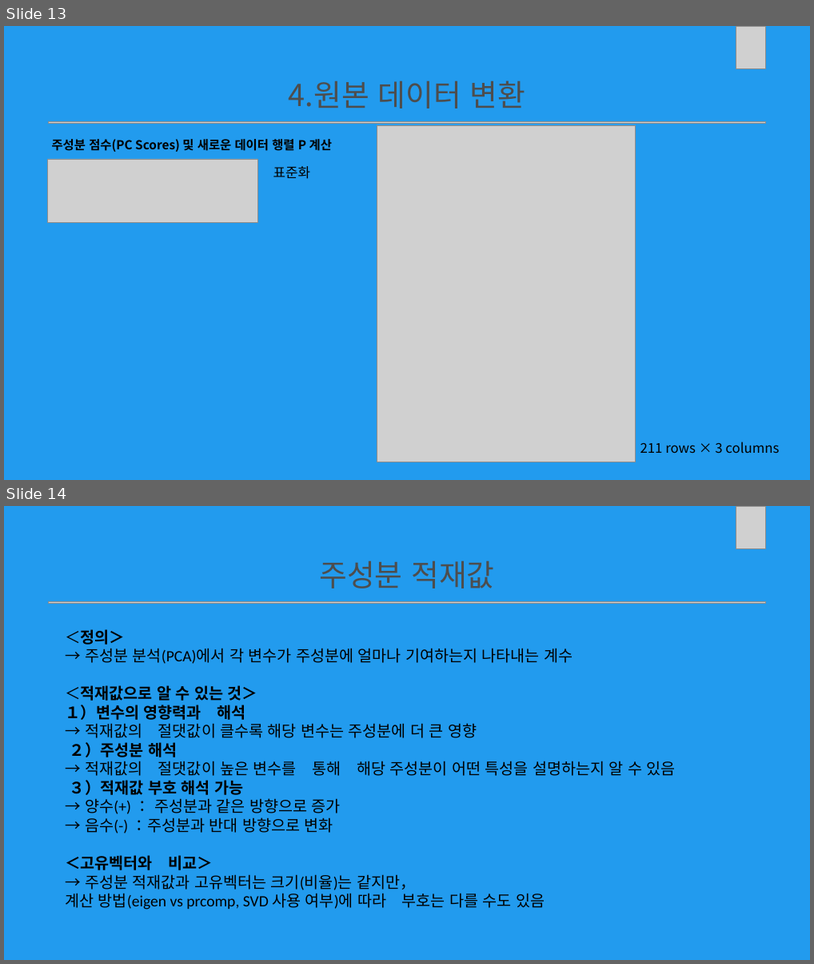
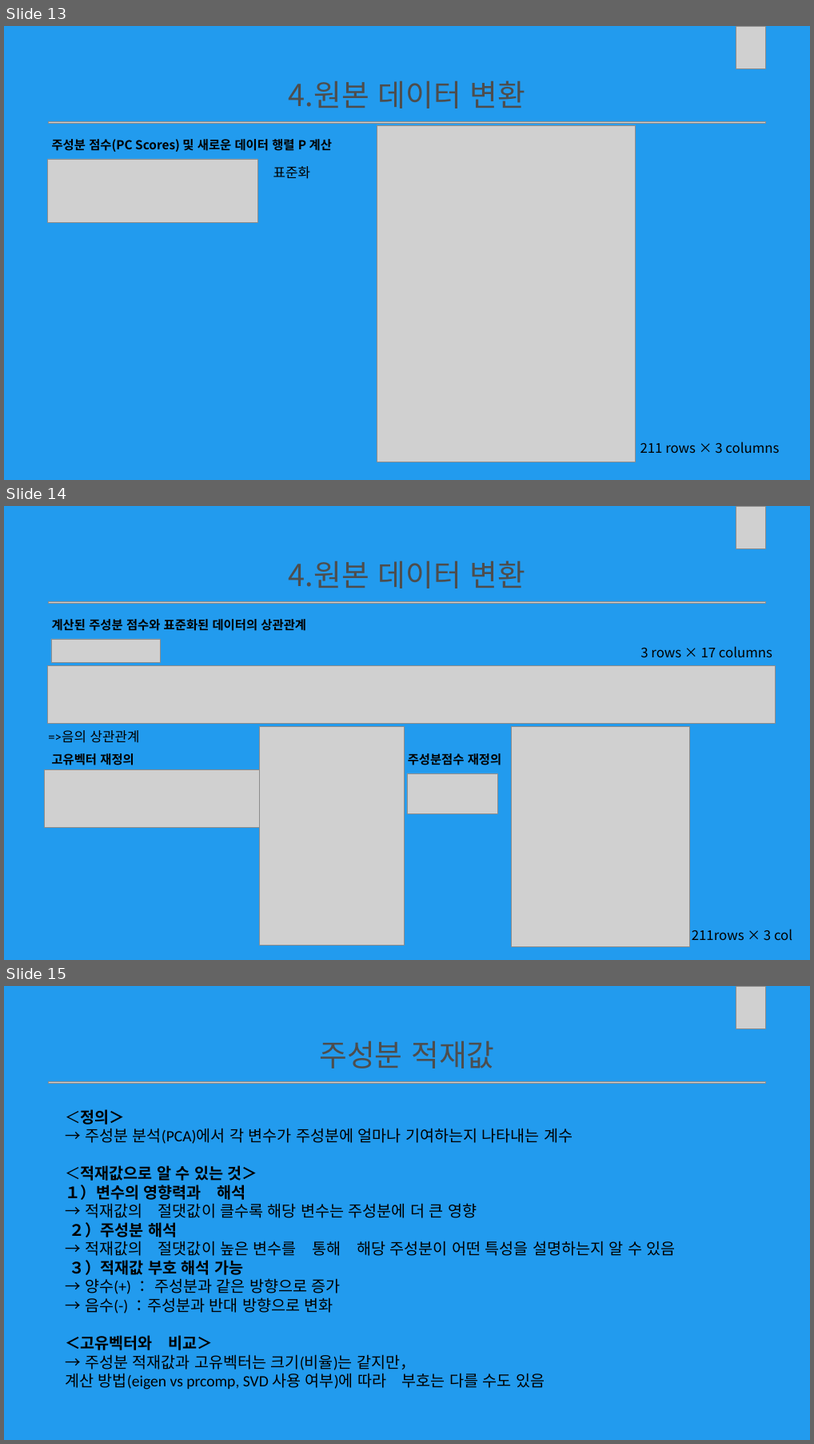
Before and after one commit to kyjness/personal, a slide deck: PCA와 군집분석(강유진).pptx. Shown one above the other, each under a label of ours: slides 13 and 14 before the commit, slides 13, 14 and 15 after it. The pictures are 814x964 and 814x1444 pixels, drawn with LibreOffice and Linux fonts; fonts in the diff are those of the drawing; grey boxes stand for pictures; background and template pictures are left out. Boxes give left, top, right and bottom in pixels: in the first picture for what was removed or moved away, otherwise in the second. Text is boxed around its words. In the diff, an @@ line names an element or a change of style, - is before the commit and + after.

```diff
--- a/PCA와 군집분석(강유진).pptx
+++ b/PCA와 군집분석(강유진).pptx
@@ slide 14 added at (x1=4, y1=506, x2=810, y2=960), background picture (left out) @@
@@ picture added at (x1=737, y1=506, x2=766, y2=548) @@
@@ text added at (x1=330, y1=535, x2=484, y2=555), 25 pt, text #229BEE @@
+CHAPTER 03
@@ text added at (x1=289, y1=560, x2=526, y2=588), 54 pt, text #4D4D4D @@
+4.원본 데이터 변환
@@ picture added at (x1=48, y1=602, x2=766, y2=603) @@
@@ text added at (x1=52, y1=619, x2=306, y2=631), 22 pt, text #000000, bold @@
+계산된 주성분 점수와 표준화된 데이터의 상관관계
@@ picture added at (x1=51, y1=639, x2=160, y2=662) @@
@@ text added at (x1=641, y1=646, x2=773, y2=658), 24 pt, text #000000 @@
+3 rows × 17 columns
@@ picture added at (x1=47, y1=666, x2=775, y2=723) @@
@@ text added at (x1=48, y1=730, x2=140, y2=743), 24 pt, text #000000 @@
+=>음의 상관관계
@@ picture added at (x1=259, y1=726, x2=403, y2=944) @@
@@ picture added at (x1=511, y1=726, x2=690, y2=946) @@
@@ text added at (x1=52, y1=753, x2=134, y2=765), 22 pt, text #000000, bold @@
+고유벡터 재정의
@@ text added at (x1=408, y1=753, x2=502, y2=765), 22 pt, text #000000, bold @@
+주성분점수 재정의
@@ picture added at (x1=44, y1=770, x2=259, y2=827) @@
@@ picture added at (x1=407, y1=773, x2=498, y2=813) @@
@@ text added at (x1=692, y1=928, x2=793, y2=940), 24 pt, text #000000 @@
+211rows × 3 col
@@ what was slide 14 is now slide 15 @@
```
Also in this commit, not shown: 2 slides changed.
